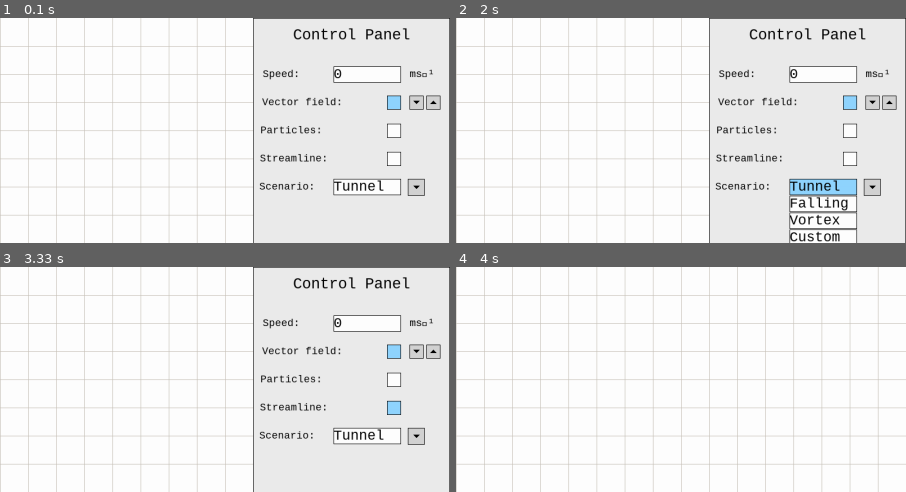
Above: before the commit, frames 1-4 (two rows, left to right).
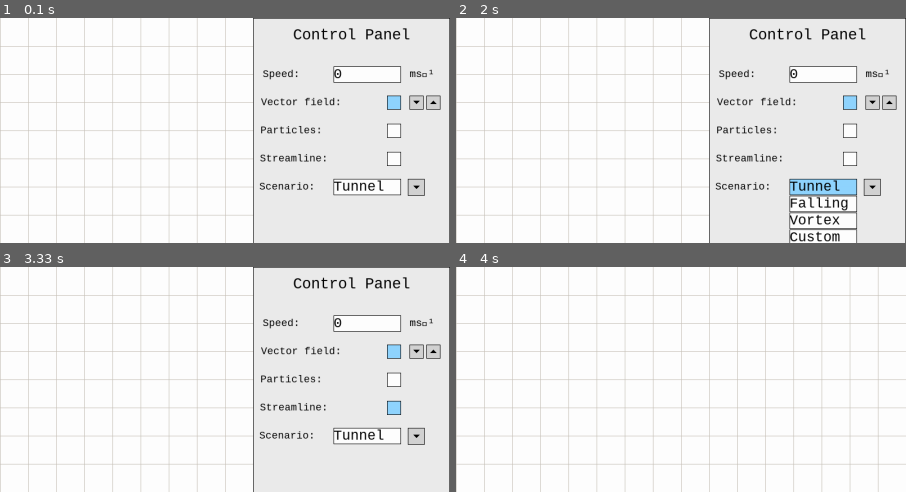
Above: after the commit, the same moments.

Repository: mrgreenlid/Fluids
Game: pygame game, started from main.py
Two runs of this game, one before a commit and one after it. Both use one fixed random seed, a clock stepped at 60 frames per second and the inputs below.
Inputs (mouse positions are % of the whole screen's width and height, from its top left):
- Up to frame 1 (0.1 s): no input
- Up to frame 2 (2 s): click (2, 5) at 0.38 s; click "0" at 0.72 s; tap Enter at 1 s; tap Space at 1.33 s; click (96, 38) at 1.72 s
- Up to frame 3 (3.33 s): click (45, 76) at 2.05 s; click (94, 25) at 2.38 s; click (94, 31) at 2.72 s; click (94, 19) at 3.05 s
- Up to frame 4 (4 s): tap C at 3.33 s; click (2, 5) at 3.72 s
The pictures show only the part of the screen within x 50-100%, y 0-50%; the shares and areas given below are measured in that part.

The runs differ from the first frame. In frame 1, 0.3% of the frame differs, in the area x 58-76%, y 35-40%; in frame 2, 0.3%; in frame 3, 0.3%; in frame 4, nothing differs.

Commit message:
checks for correct exp form

Diff:
--- a/algorithms.py
+++ b/algorithms.py
@@ -2,6 +2,7 @@
 import cmath
 import math
 import sqlite3 as sqlite
+import re
 
 # Basic subroutines for interface components
 class Output:
@@ -41,13 +42,14 @@
 def searchVelocityFunction(function : str):
     """Searches the velocity function table, written attribute, for the criteria"""
     with sqlite.Connection("fluids.db") as conn:
-        function_data = conn.cursor().execute("""SELECT * FROM function WHERE written = (?) """, (function,)).fetchone()
+        function_data = conn.cursor().execute("""SELECT * FROM velocity_function WHERE written = (?) """, (function,)).fetchone()
         conn.commit()
     return function_data
 
 def validVelocityFunction(function : str):
     """Checks if a string is formatted correctly to be a velocity function"""
-    ...
+    if re.fullmatch(r"\d+(\.\d+)?e\^\(i(\*(\d+(\.\d+)?|pi))+\)", function):
+        return True
 
 def saveVelocityFunction():
     """Adds a new velocity function to the table"""
--- a/fluid.py
+++ b/fluid.py
@@ -4,15 +4,19 @@
 from typing import List, Tuple
 from algorithms import *
 
-# Creates table in fluids database to store velocity functions
+# Creates table in fluids database to store velocity functions and sets up prebuilt functions
 with sqlite.Connection("fluids.db") as conn:
-    conn.cursor().execute("""CREATE TABLE IF NOT EXISTS function (
+    conn.cursor().executescript("""CREATE TABLE IF NOT EXISTS velocity_function (
                 written TEXT PRIMARY KEY UNIQUE,
                 exponential INTEGER,
                 magnitude TEXT,
-                argument TEXT)
+                argument TEXT);
+
+                INSERT or IGNORE INTO velocity_function VALUES ("tunnel", 1, "speed", "pi");
+
                 """)
     conn.commit()
+
 
 class VectorField(Output):
     __grid_colour =  "#C7C1B8"
--- a/interface.py
+++ b/interface.py
@@ -48,17 +48,18 @@
 class Entry(Label, Input):
     _inactive_colour = "#FFFFFF"
     _active_colour = "#90D5FF"
-    def __init__(self, window : pygame.Surface, x : int, y : int, text : str, variable : str, datatype : type, size : int = 25, width : int = 120 ):
+    def __init__(self, window : pygame.Surface, x : int, y : int, text : str, variable : str, datatype : type, size : int = 25, width : int = 120, text_length : int = 10):
         """Creates entry box to be placed on screen"""
         super().__init__(window, x, y, " ", size, self._inactive_colour, "Courier")
         self._text = f"{text}"
         self._variable = variable
         self._datatype = datatype
         self._in_use = False
+        self._text_length = text_length
 
         # Lengthens the box
         self._rect.width = width
-        self._updateText()
+        self.__updateText()
 
     def place(self):
         """Places entry box at preset location"""
@@ -70,20 +71,23 @@
         """Changes box to active colours"""
         self._bg = self._active_colour
         self._in_use = True
-        self._updateText()
+        self.__updateText()
 
     def _antiClick(self):
         """Changes box to inactive colours"""
         self._bg = self._inactive_colour
         self._in_use = False
-        self._updateText()
+        self.__updateText()
 
     def __errorCorrect(self):
         """Checks text for syntax and logic errors"""
         if self._datatype == float:
 
-            if (re.match(r"^0[.][^\d]", self._text) or len(self._text) == 0) and not self._in_use:
-                self._text = "0"
+            if not self._in_use:
+                if len(self._text) == 0:
+                    self._text = "0"
+                elif self._text[-1] == ".":
+                    self._text = self._text[:-1]
 
             if re.match("^0+[0-9]", self._text):
                 self._text = self._text[1:]
@@ -92,11 +96,11 @@
                 self._text = self._text[:6]
 
         if self._datatype == str:
-            if len(self._text) > 8 :
-                self._text = self._text[:8]
-
-
-    def _updateText(self):
+            if len(self._text) > self._text_length:
+                self._text = self._text[:-1]
+
+
+    def __updateText(self):
         """Cements changes to text"""
         self.__errorCorrect()
         self._render_arguments[0], self._render_arguments[3] = self._text, self._bg
@@ -109,7 +113,7 @@
             self._text = self._text[:-1]
 
         elif key == "\x0D":
-            self._updateText()
+            self.__updateText()
             self._antiClick()
 
         elif self._datatype == float:
@@ -119,8 +123,7 @@
         elif self._datatype == str:
             self._text += key
 
-
-        self._updateText()
+        self.__updateText()
 
     def checkInteract(self, event : pygame.event.Event):
         """Checks for interactions"""
@@ -129,7 +132,7 @@
                 self._click()
 
             else:
-                self._updateText()
+                self.__updateText()
                 self._antiClick()
 
         if self._in_use:
--- a/main.py
+++ b/main.py
@@ -42,7 +42,7 @@
 speed_label = ui.Label(screen, SCREEN_WIDTH-300, 100, "Speed:", 20, ui_bg)
 speed_entry = ui.Entry(screen, SCREEN_WIDTH-200, 100, 0, "speed", float)
 speed_unit_label = ui.Label(screen, SCREEN_WIDTH-50, 100,"ms\u207B\u00B9", 21, ui_bg)
-show_field_label = ui.Label(screen, SCREEN_WIDTH-263, 150, "Vector field:", 20, ui_bg)
+show_field_label = ui.Label(screen, SCREEN_WIDTH-265, 150, "Vector field:", 20, ui_bg)
 field_rows_increment = ui.Increment(screen, SCREEN_WIDTH-45, 150, "field_rows", data["field_rows"], 32, 2)
 show_particle_label = ui.Label(screen, SCREEN_WIDTH-282, 200, "Particles:", 20, ui_bg )
 show_grid_doublecheckbox = ui.DoubleCheckbox(screen, SCREEN_WIDTH-100, 150, 0, 50, "show_field")
@@ -51,7 +51,7 @@
 velocity_function_label = ui.Label(screen, SCREEN_WIDTH-290, 300, "Scenario:", 20, ui_bg)
 velocity_function_dropdown = ui.Dropdown(screen, SCREEN_WIDTH-200, 300, ["Tunnel", "Falling", "Vortex", "Custom"], "scenario", str)
 custom_vf_label = ui.Label(screen, SCREEN_WIDTH-300, 350, "Custom:", 20, ui_bg)
-custom_vf_entry = ui.Entry(screen, SCREEN_WIDTH-200, 350, data["velocity_function"], "velocity_function", str, width=163)
+custom_vf_entry = ui.Entry(screen, SCREEN_WIDTH-200, 350, data["velocity_function"], "velocity_function", str, width=190, text_length=12)
 
 border_data_box = ui.Box(screen,SCREEN_WIDTH-175, 500, 220, 1, "#000000")
 
@@ -129,12 +129,15 @@
             # Places bespoke objects
             custom_vf_label.place()
             custom_vf_entry.place()
-            # Sets the velocity function for the vector field
+        # Sets the velocity function for the vector field
             if searchVelocityFunction(data["velocity_function"]):
                 vector_field.setVelocityFunction(searchVelocityFunction(data["velocity_function"]))
+
             elif validVelocityFunction(data["velocity_function"]):
                 saveVelocityFunction(data["velocity_function"])
+
         else:
+
             vector_field.setVelocityFunction(searchVelocityFunction(data["scenario"]))
         # Places control objects
         for obj in control_objects:
Binary file changed: fluids.db
